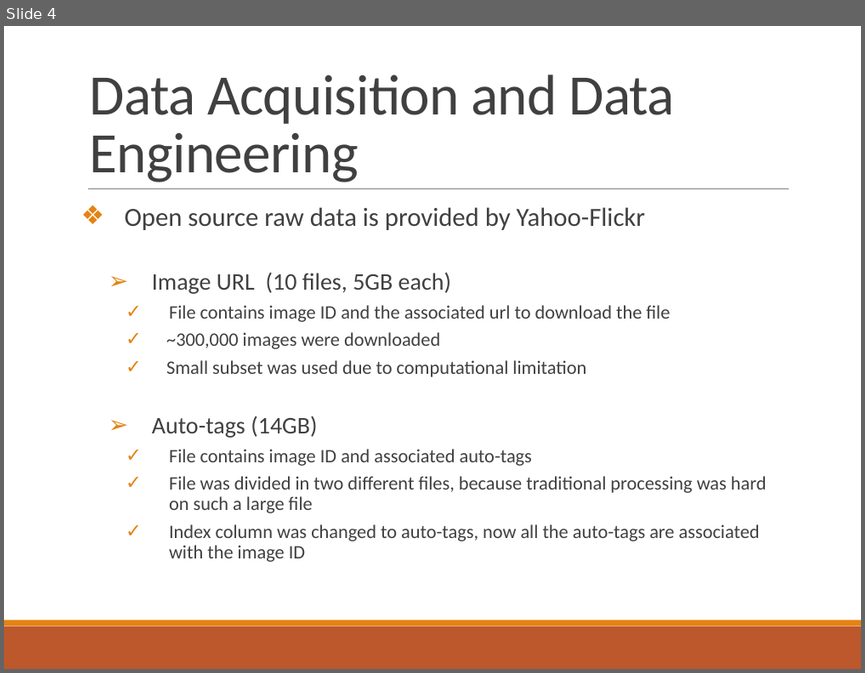
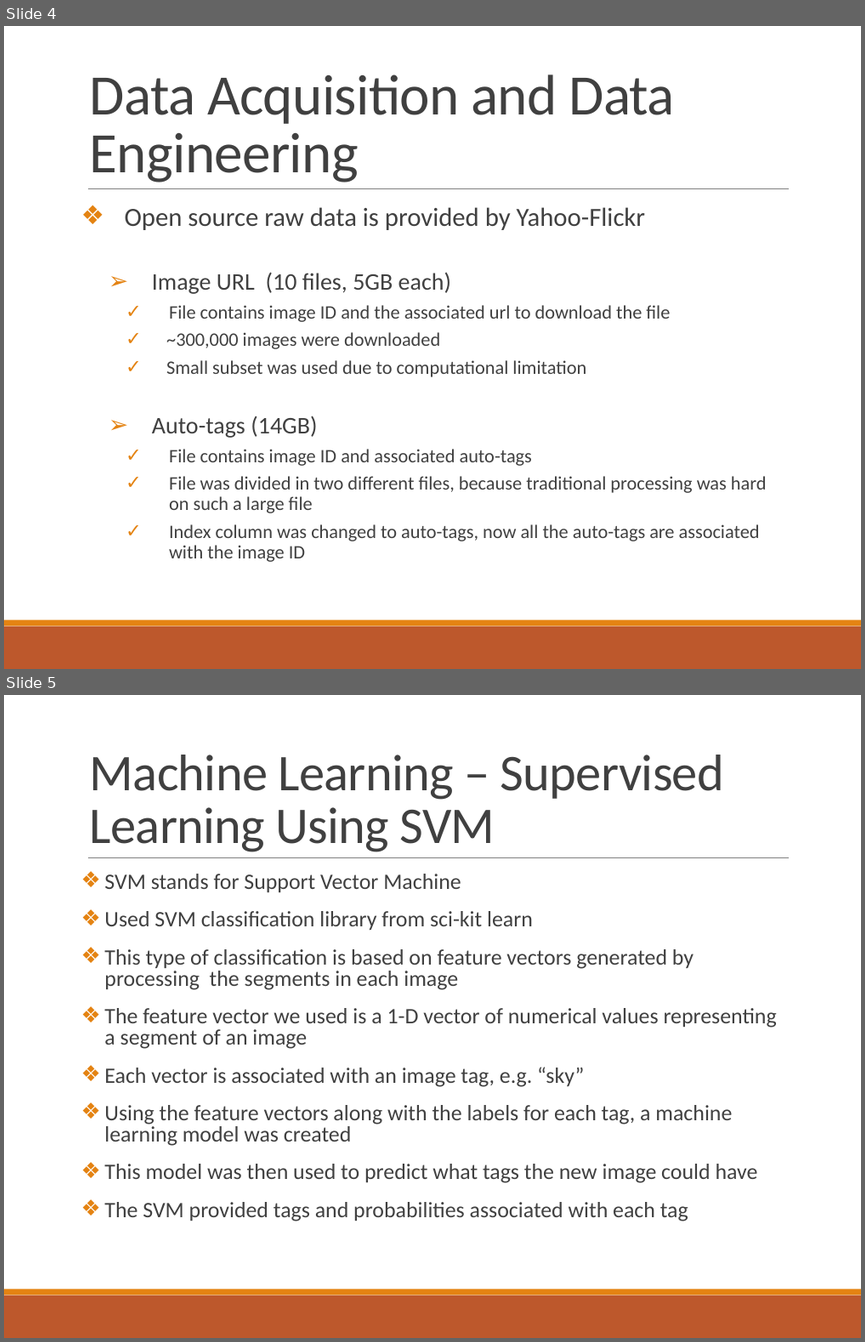
Before and after one commit to somyamohanty/Pixel_Dawgs, a slide deck: Final Presentation.pptx. Shown one above the other, each under a label of ours: slide 4 before the commit, slides 4 and 5 after it. The pictures are 865x673 and 865x1342 pixels, drawn with LibreOffice and Linux fonts; fonts in the diff are those of the drawing. Boxes give left, top, right and bottom in pixels: in the first picture for what was removed or moved away, otherwise in the second. Text is boxed around its words. In the diff, an @@ line names an element or a change of style, - is before the commit and + after.

Commit message:
Added Shreya's slide to the presentation

```diff
--- a/Final Presentation.pptx
+++ b/Final Presentation.pptx
@@ slide 5 added at [4,695,861,1338], background #FFFFFF; not listed: 3 template elements that a slide beside it also shows @@
@@ title added at [90,755,724,852], 43.2 pt, text #404040 @@
+Machine Learning – Supervised Learning Using SVM
@@ text added at [104,873,777,1221], 18.5 pt, text #404040 @@
+❖ SVM stands for Support Vector Machine
+❖ Used SVM classification library from sci-kit learn
+❖ This type of classification is based on feature vectors generated by processing the segments in each image
+❖ The feature vector we used is a 1-D vector of numerical values representing a segment of an image
+❖ Each vector is associated with an image tag, e.g. “sky”
+❖ Using the feature vectors along with the labels for each tag, a machine learning model was created
+❖ This model was then used to predict what tags the new image could have
+❖ The SVM provided tags and probabilities associated with each tag
```
